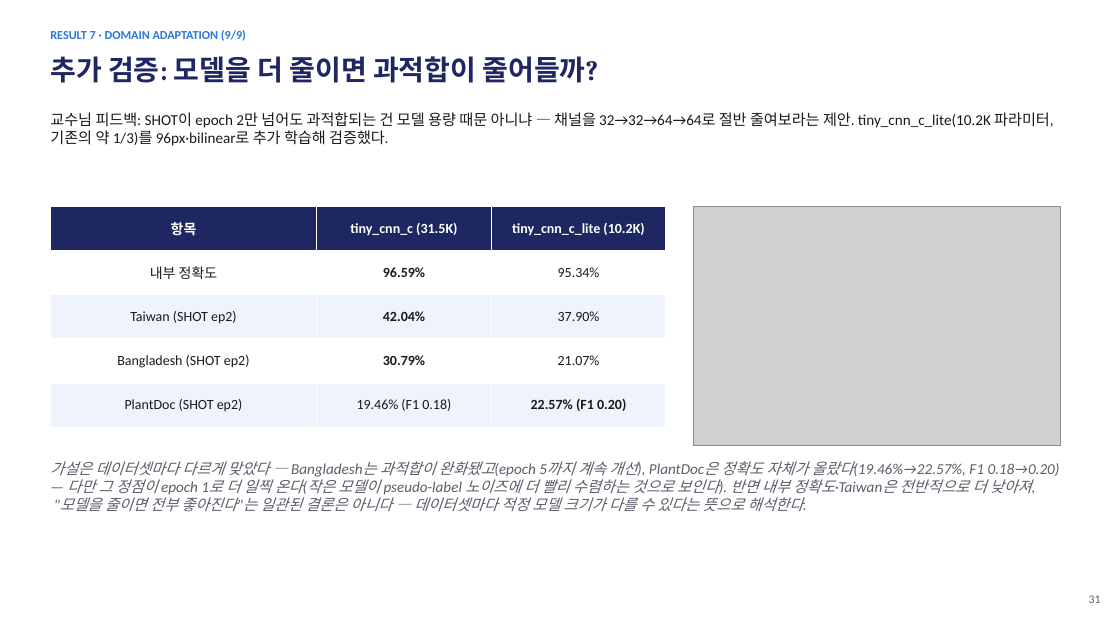
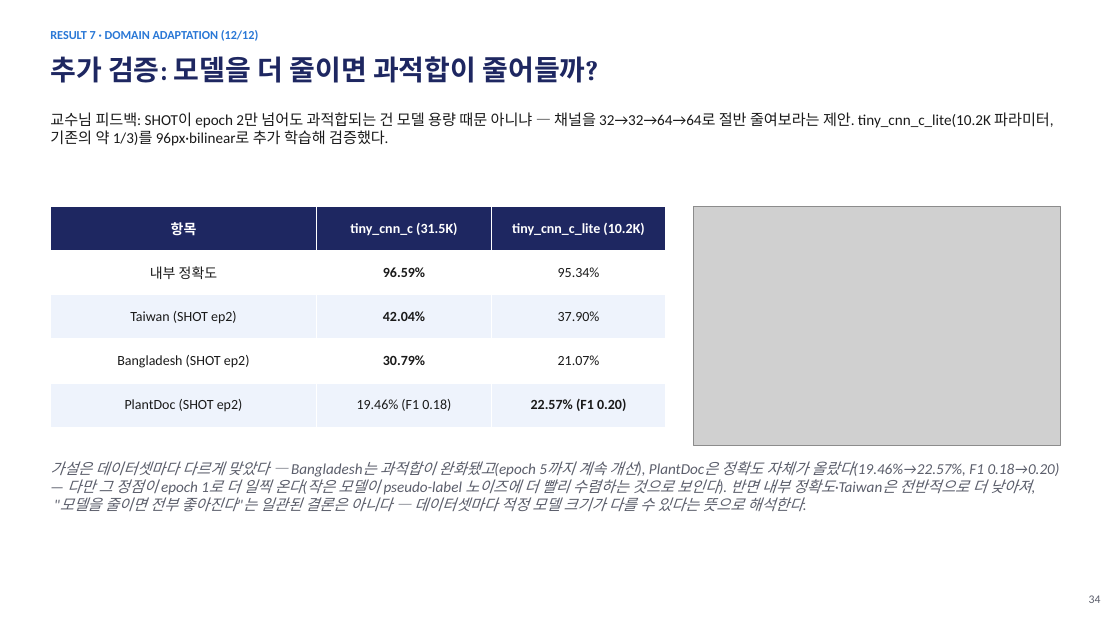
Before and after one commit to sara0813/tomato-disease-v2, a slide deck: slide 35 of docs/CNN_토마토_병해분류_V2_진행보고.pptx (slide 32 before the commit). Drawn at 1120x630 pixels with LibreOffice and Linux fonts; fonts in the diff are those of the drawing; grey boxes stand for pictures. Boxes give left, top, right and bottom in pixels: in the first picture for what was removed or moved away, otherwise in the second. Text is boxed around its words. In the diff, an @@ line names an element or a change of style, - is before the commit and + after.

```diff
--- a/docs/CNN_토마토_병해분류_V2_진행보고.pptx
+++ b/docs/CNN_토마토_병해분류_V2_진행보고.pptx
@@ text at <box>50,30,259,41</box>: text changed @@
-RESULT 7 · DOMAIN ADAPTATION (9/9)
+RESULT 7 · DOMAIN ADAPTATION (12/12)
@@ text at <box>1089,595,1101,603</box>: text changed @@
-31
+34
```
Also in this commit, not shown: 10 other slides changed, 3 slides added.
